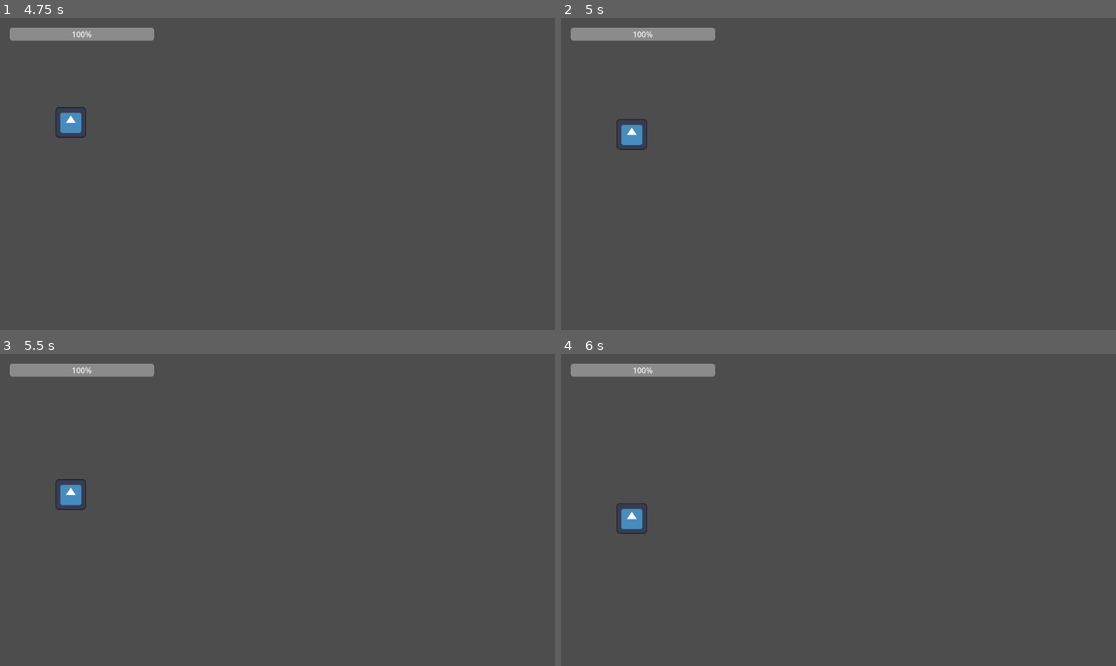
Above: before the commit, frames 1-4 (two rows, left to right).
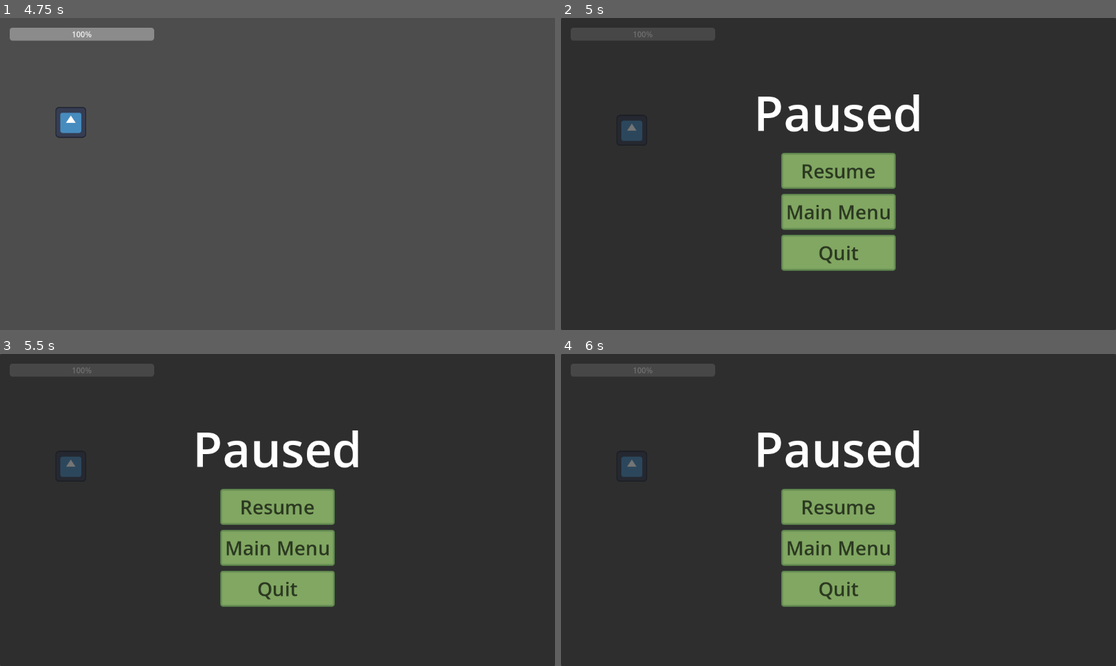
Above: after the commit, the same moments.

Repository: KeyraWebb/zomburger
Game: Godot game, scene res://Scenes/Menus/MainMenu.tscn
Two runs of this game, one before a commit and one after it. Both use one fixed random seed, a clock stepped at 60 frames per second and the inputs below. The engine's default icon, where the game draws it, is replaced by a stand-in: a white triangle on a blue panel in a dark square.
Inputs:
- Up to frame 1 (4.75 s): click "Play" at 0.5 s; tap Enter (ui_accept) at 1.25, 1.52, 2, 2.27, 3.77, 4.52 s; hold Right (ui_right) 1.28-2.78 s; hold Left (ui_left) 2.78-3.53 s; hold Right (ui_right) from 3.53 s (still down)
- Up to frame 2 (5 s): keep holding Right (ui_right); tap Escape (Pause, bound only after the commit) at 4.9 s
- Up to frame 3 (5.5 s): release Right (ui_right) at 5.03 s; hold Left (ui_left) from 5.03 s (still down); tap Enter (ui_accept) at 5.27 s
- Up to frame 4 (6 s): release Left (ui_left) at 5.78 s; hold Right (ui_right) from 5.78 s (still down)

Frame 1 is identical in both runs. In frame 2, 100% of the frame differs, in the area x 0-100%, y 0-100%; in frame 3, 100%; in frame 4, 100%.

Commit message:
feat(M0ainGame): integrate pause and game over menus

Diff:
--- a/Scenes/GameManager.gd
+++ b/Scenes/GameManager.gd
@@ -3,20 +3,28 @@
 extends Node2D
 
 @export var maxHealth = 100
+
 @onready var healthBar = $CanvasLayer/HealthBar
+@onready var gameOverMenu = $CanvasLayer/GameOver
+@onready var pauseMenu = $CanvasLayer/Pause
+
 var health
-
+var gameOver
 
 # Called when the node enters the scene tree for the first time.
 func _ready() -> void:
 	health = maxHealth
 	healthBar.max_value = maxHealth
 	healthBar.value = health
-
-# Called every frame. 'delta' is the elapsed time since the previous frame.
-func _process(_delta: float) -> void:
-	pass
+	gameOver = false
 
 func Damage(amount):
 	health -= amount
 	healthBar.value = health
+	if health <= 0:
+		GameOver()
+
+func GameOver():
+	gameOver = true
+	gameOverMenu.visible = true
+	get_tree().paused = true
--- a/Scenes/MainGame.tscn
+++ b/Scenes/MainGame.tscn
@@ -1,7 +1,9 @@
-[gd_scene load_steps=3 format=3 uid="uid://b1cf1hvum4cob"]
+[gd_scene load_steps=5 format=3 uid="uid://b1cf1hvum4cob"]
 
 [ext_resource type="Script" uid="uid://bhyg3jpuk8hs2" path="res://Scenes/GameManager.gd" id="1_frf35"]
+[ext_resource type="PackedScene" uid="uid://copovl7ccbv4v" path="res://Scenes/Menus/pause.tscn" id="2_ybmw1"]
 [ext_resource type="PackedScene" uid="uid://bfhcrglk7orcb" path="res://Scenes/zombie_attack_line.tscn" id="2_yprpe"]
+[ext_resource type="PackedScene" uid="uid://ds466oxc4yvei" path="res://Scenes/Menus/game_over.tscn" id="3_321ql"]
 
 [node name="MainGame" type="Node2D"]
 script = ExtResource("1_frf35")
@@ -14,4 +16,10 @@
 offset_right = 320.0
 offset_bottom = 47.0
 
+[node name="Pause" parent="CanvasLayer" instance=ExtResource("2_ybmw1")]
+visible = false
+
+[node name="GameOver" parent="CanvasLayer" instance=ExtResource("3_321ql")]
+visible = false
+
 [node name="ZombieAttackLine" parent="." instance=ExtResource("2_yprpe")]
--- a/Scenes/Menus/game_over.gd
+++ b/Scenes/Menus/game_over.gd
@@ -8,7 +8,7 @@
 
 func _on_restart_pressed() -> void:
 	get_tree().paused = false
-	get_tree().change_scene_to_file("res://Scenes/Menus/MainMenu.tscn")
+	get_tree().change_scene_to_file("res://Scenes/MainGame.tscn")
 
 func _on_main_menu_pressed() -> void:
 	get_tree().paused = false
--- a/Scenes/Menus/game_over.tscn
+++ b/Scenes/Menus/game_over.tscn
@@ -4,6 +4,7 @@
 [ext_resource type="Script" uid="uid://bi805p2fwiy51" path="res://Scenes/Menus/game_over.gd" id="2_frso8"]
 
 [node name="GameOver" type="Control"]
+process_mode = 3
 layout_mode = 3
 anchors_preset = 15
 anchor_right = 1.0
@@ -12,6 +13,14 @@
 grow_vertical = 2
 theme = ExtResource("1_b7003")
 script = ExtResource("2_frso8")
+
+[node name="Panel" type="Panel" parent="."]
+layout_mode = 1
+anchors_preset = 15
+anchor_right = 1.0
+anchor_bottom = 1.0
+grow_horizontal = 2
+grow_vertical = 2
 
 [node name="VBoxContainer" type="VBoxContainer" parent="."]
 layout_mode = 1
@@ -44,6 +53,7 @@
 text = "Main Menu"
 
 [node name="Quit" type="Button" parent="VBoxContainer/VBoxContainer"]
+process_mode = 3
 layout_mode = 2
 text = "Quit
 "
--- a/Scenes/Menus/pause.gd
+++ b/Scenes/Menus/pause.gd
@@ -2,9 +2,17 @@
 
 extends Control
 
+@onready var gameManager = $"../.."
+
 # Called when the node enters the scene tree for the first time.
 func _ready() -> void:
 	self.visible = false #make sure menu is off when begin
+
+func _input(event: InputEvent) -> void:
+	if event.is_action_pressed("Pause"):
+		if !gameManager.gameOver:	#make sure it doesn't interfere with the game over menu
+			self.visible = !self.visible
+			get_tree().paused = !get_tree().paused
 
 func _on_resume_pressed() -> void:
 	get_tree().paused = false
--- a/Scenes/Menus/pause.tscn
+++ b/Scenes/Menus/pause.tscn
@@ -13,6 +13,14 @@
 grow_vertical = 2
 theme = ExtResource("1_d36sb")
 script = ExtResource("2_lrvf4")
+
+[node name="Panel" type="Panel" parent="."]
+layout_mode = 1
+anchors_preset = 15
+anchor_right = 1.0
+anchor_bottom = 1.0
+grow_horizontal = 2
+grow_vertical = 2
 
 [node name="VBoxContainer2" type="VBoxContainer" parent="."]
 layout_mode = 1
--- a/project.godot
+++ b/project.godot
@@ -14,3 +14,11 @@
 run/main_scene="uid://bjf52xtbevfl1"
 config/features=PackedStringArray("4.5", "Forward Plus")
 config/icon="res://icon.svg"
+
+[input]
+
+Pause={
+"deadzone": 0.2,
+"events": [Object(InputEventKey,"resource_local_to_scene":false,"resource_name":"","device":-1,"window_id":0,"alt_pressed":false,"shift_pressed":false,"ctrl_pressed":false,"meta_pressed":false,"pressed":false,"keycode":0,"physical_keycode":4194305,"key_label":0,"unicode":0,"location":0,"echo":false,"script":null)
+]
+}
